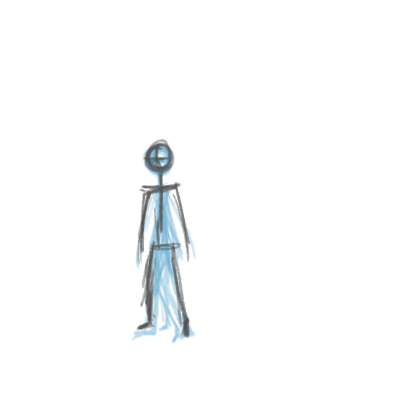
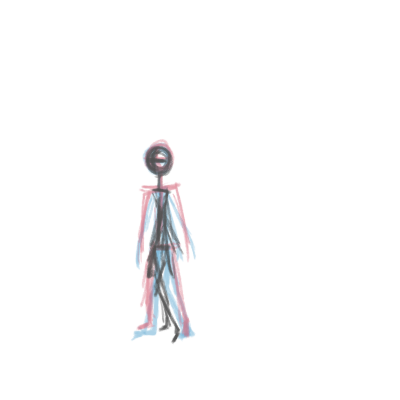
Layers edited between the first and the second 400px x 400px image:
pixels changed over [131, 139, 196, 345] (layer not identified)
